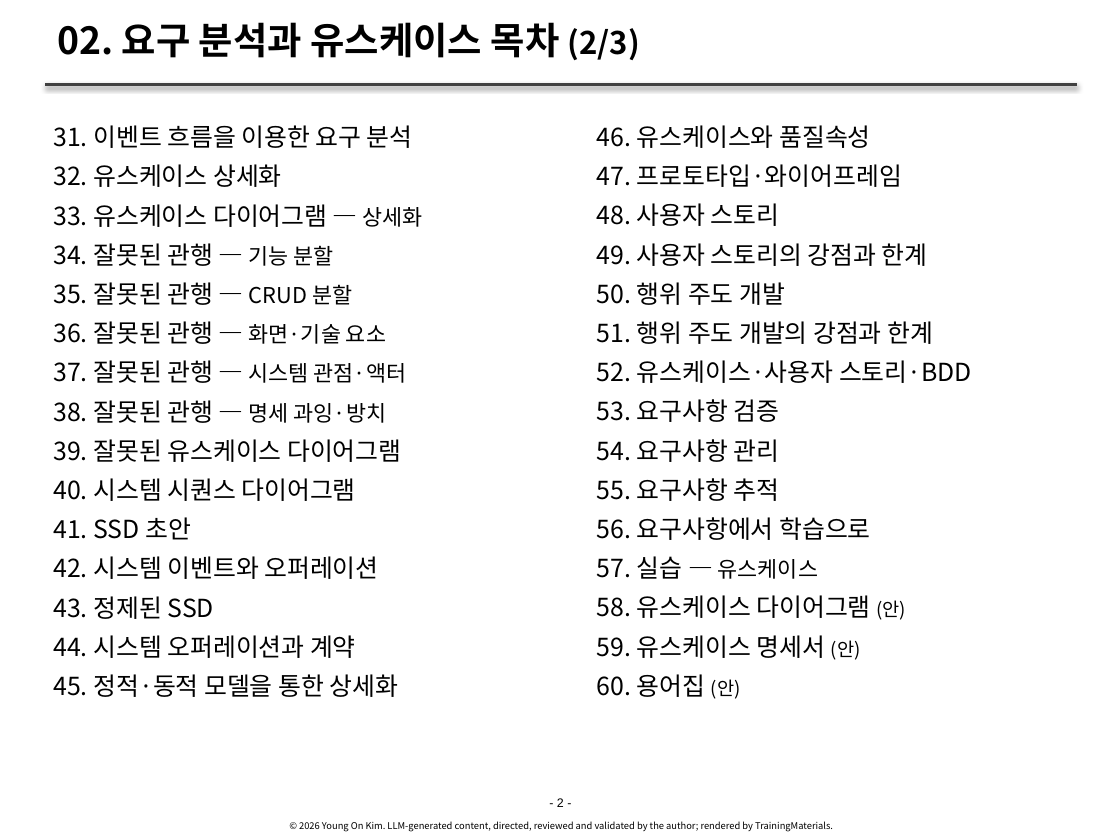
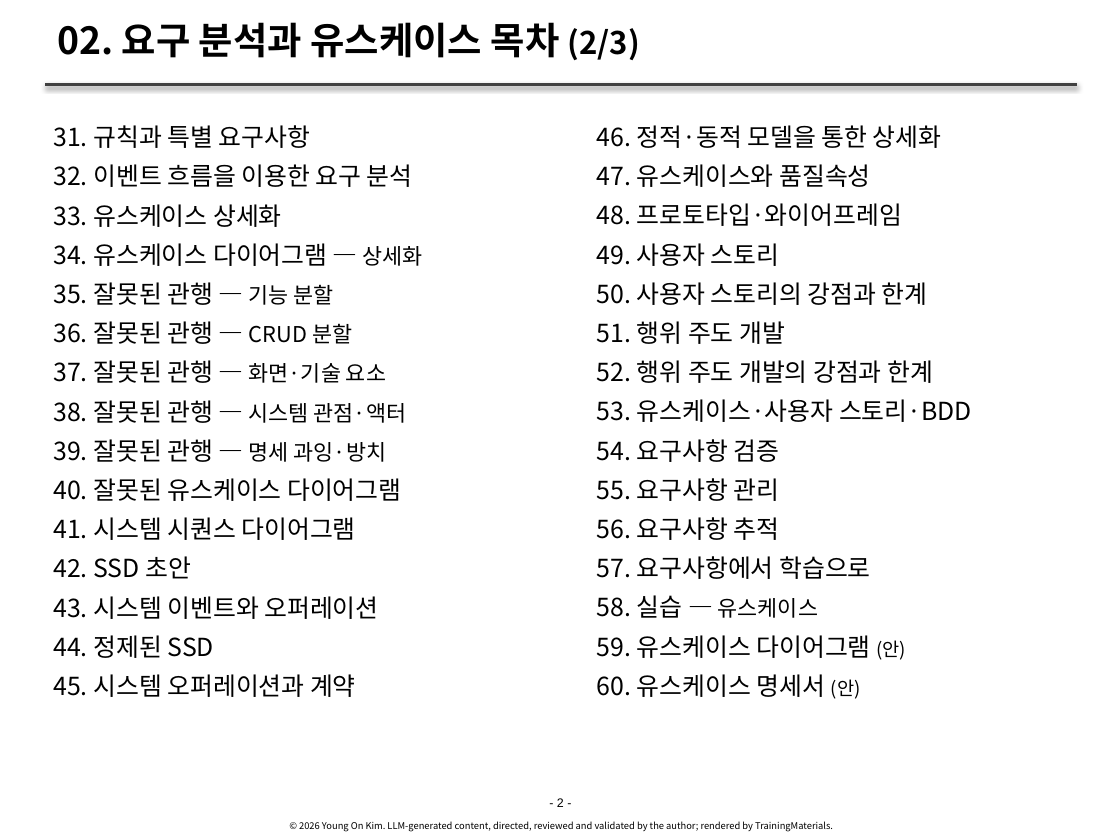
Before and after one commit to YoungSan77/TrainingMaterials, a slide deck: slide 2 of courses/ooad/sessions/s02.pptx. Drawn at 1120x840 pixels with LibreOffice and Linux fonts; fonts in the diff are those of the drawing. Boxes give left, top, right and bottom in pixels: in the first picture for what was removed or moved away, otherwise in the second. Text is boxed around its words. In the diff, an @@ line names an element or a change of style, - is before the commit and + after.

```diff
--- a/courses/ooad/sessions/s02.pptx
+++ b/courses/ooad/sessions/s02.pptx
@@ text at bbox=[53, 125, 423, 697]: text changed @@
-  31. 이벤트 흐름을 이용한 요구 분석
-  32. 유스케이스 상세화
-  33. 유스케이스 다이어그램 — 상세화
-  34. 잘못된 관행 — 기능 분할
-  35. 잘못된 관행 — CRUD 분할
-  36. 잘못된 관행 — 화면·기술 요소
-  37. 잘못된 관행 — 시스템 관점·액터
-  38. 잘못된 관행 — 명세 과잉·방치
-  39. 잘못된 유스케이스 다이어그램
-  40. 시스템 시퀀스 다이어그램
-  41. SSD 초안
-  42. 시스템 이벤트와 오퍼레이션
-  43. 정제된 SSD
-  44. 시스템 오퍼레이션과 계약
-  45. 정적·동적 모델을 통한 상세화
+  31. 규칙과 특별 요구사항
+  32. 이벤트 흐름을 이용한 요구 분석
+  33. 유스케이스 상세화
+  34. 유스케이스 다이어그램 — 상세화
+  35. 잘못된 관행 — 기능 분할
+  36. 잘못된 관행 — CRUD 분할
+  37. 잘못된 관행 — 화면·기술 요소
+  38. 잘못된 관행 — 시스템 관점·액터
+  39. 잘못된 관행 — 명세 과잉·방치
+  40. 잘못된 유스케이스 다이어그램
+  41. 시스템 시퀀스 다이어그램
+  42. SSD 초안
+  43. 시스템 이벤트와 오퍼레이션
+  44. 정제된 SSD
+  45. 시스템 오퍼레이션과 계약
@@ text at bbox=[597, 125, 972, 699]: text changed @@
-  46. 유스케이스와 품질속성
-  47. 프로토타입·와이어프레임
-  48. 사용자 스토리
-  49. 사용자 스토리의 강점과 한계
-  50. 행위 주도 개발
-  51. 행위 주도 개발의 강점과 한계
-  52. 유스케이스·사용자 스토리·BDD
-  53. 요구사항 검증
-  54. 요구사항 관리
-  55. 요구사항 추적
-  56. 요구사항에서 학습으로
-  57. 실습 — 유스케이스
-  58. 유스케이스 다이어그램 (안)
-  59. 유스케이스 명세서 (안)
-  60. 용어집 (안)
+  46. 정적·동적 모델을 통한 상세화
+  47. 유스케이스와 품질속성
+  48. 프로토타입·와이어프레임
+  49. 사용자 스토리
+  50. 사용자 스토리의 강점과 한계
+  51. 행위 주도 개발
+  52. 행위 주도 개발의 강점과 한계
+  53. 유스케이스·사용자 스토리·BDD
+  54. 요구사항 검증
+  55. 요구사항 관리
+  56. 요구사항 추적
+  57. 요구사항에서 학습으로
+  58. 실습 — 유스케이스
+  59. 유스케이스 다이어그램 (안)
+  60. 유스케이스 명세서 (안)
```
Also in this commit, not shown: 64 other slides changed, 5 slides added, 1 slide removed, 37 other files.
